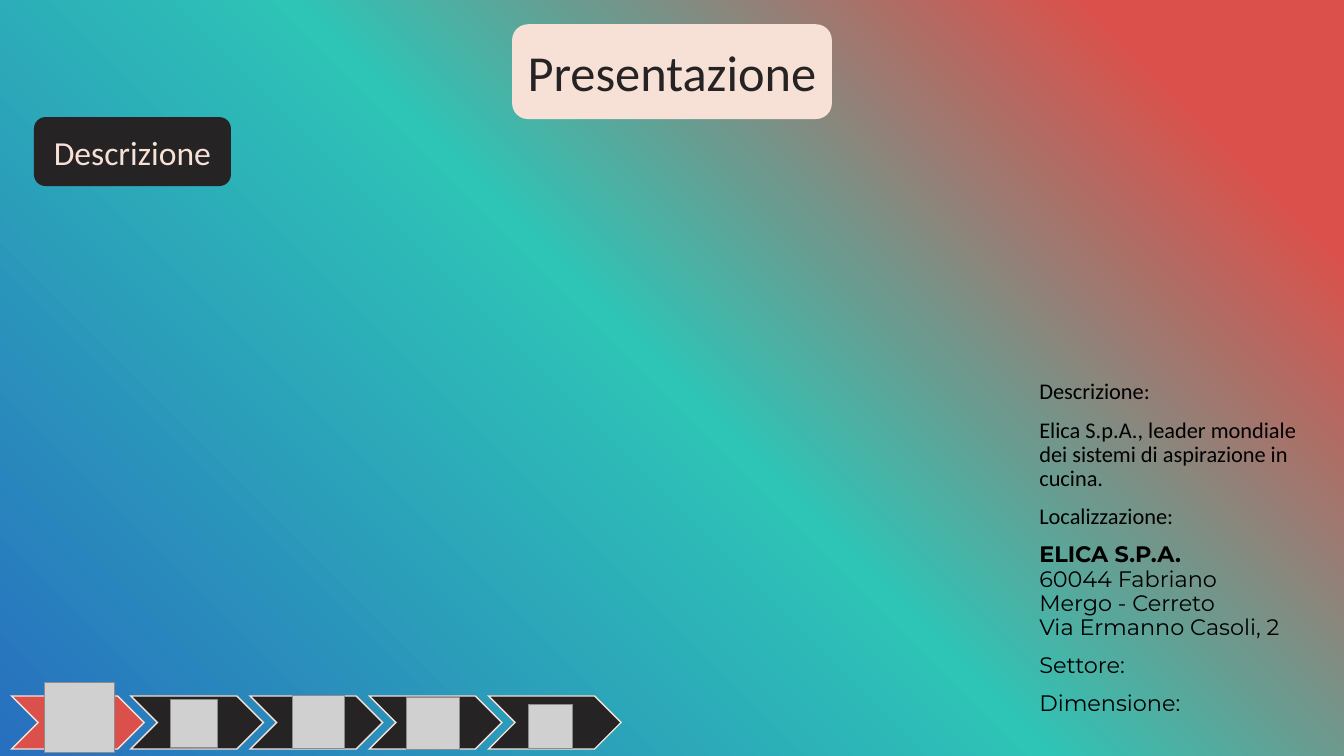
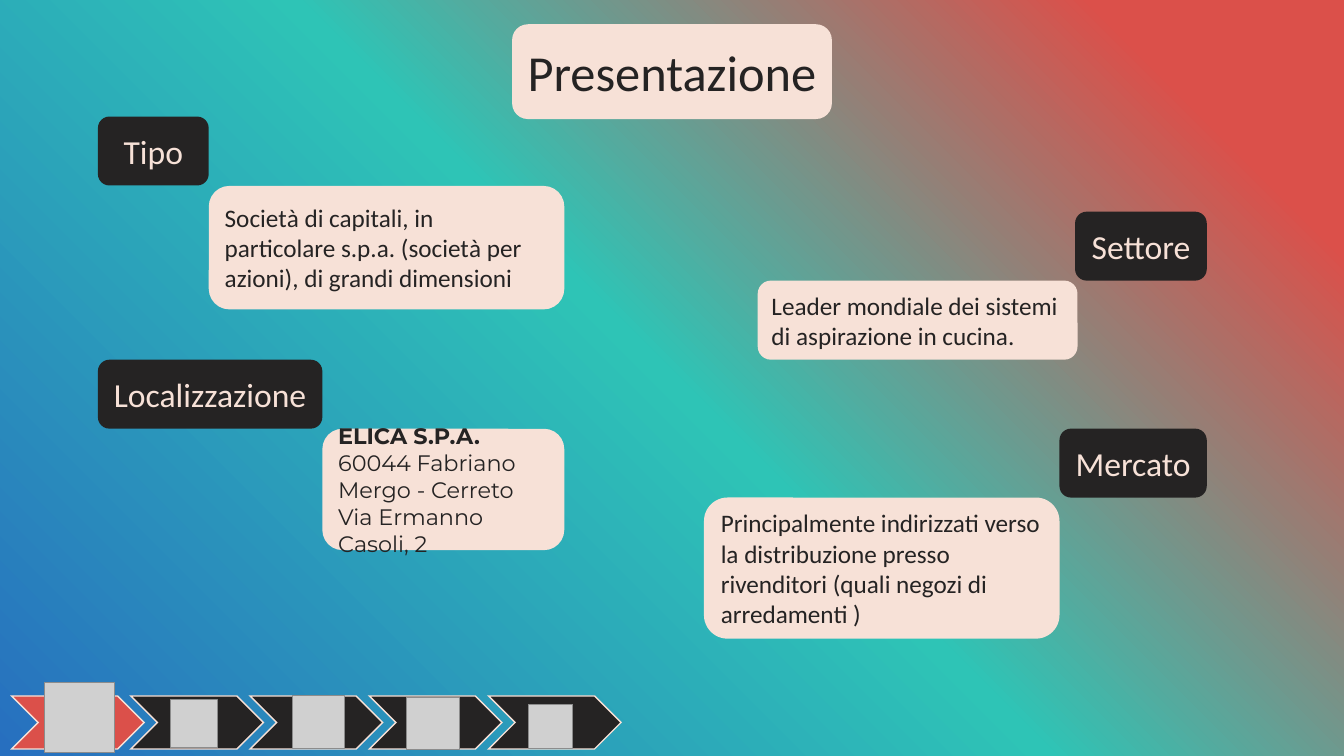
Before and after one commit to OMGitsDrake/PWEOA23-IDueMoschettieri, a slide deck: slide 4 of I Due Moschettieri.pptx. Drawn at 1344x756 pixels with LibreOffice and Linux fonts; fonts in the diff are those of the drawing; grey boxes stand for pictures. Boxes give left, top, right and bottom in pixels: in the first picture for what was removed or moved away, otherwise in the second. Text is boxed around its words. In the diff, an @@ line names an element or a change of style, - is before the commit and + after.

```diff
--- a/I Due Moschettieri.pptx
+++ b/I Due Moschettieri.pptx
@@ rounded rectangle "Tipo": place and size @@
-rounded rectangle "Tipo" at (34, 117, 231, 186)
+rounded rectangle "Tipo" at (98, 117, 209, 186)
@@ text in rounded rectangle at (124, 141, 183, 170): text changed @@
-Descrizione
+Tipo
@@ rounded rectangle added at (209, 186, 565, 309), fill #F7E1D7, 18 pt, text #252323 @@
+Società di capitali, in particolare s.p.a. (società per azioni), di grandi dimensioni
@@ rounded rectangle added at (1076, 212, 1208, 280), fill #252323, 24 pt, text #F7E1D7 @@
+Settore
@@ rounded rectangle added at (758, 280, 1078, 359), fill #F7E1D7, 18 pt, text #252323 @@
+Leader mondiale dei sistemi di aspirazione in cucina.
@@ rounded rectangle added at (98, 360, 323, 429), fill #252323, 24 pt, text #F7E1D7 @@
+Localizzazione
@@ text removed at (1039, 383, 1296, 711) @@
-Descrizione:
-Elica S.p.A., leader mondiale dei sistemi di aspirazione in cucina.
-Localizzazione:
-ELICA S.P.A.
-60044 Fabriano
-Mergo - Cerreto
-Via Ermanno Casoli, 2
-Settore:
-Dimensione:
@@ rounded rectangle added at (323, 429, 565, 549), fill #F7E1D7, 16 pt, text #252323 @@
+ELICA S.P.A.
+60044 Fabriano
+Mergo - Cerreto
+Via Ermanno Casoli, 2
@@ rounded rectangle added at (1060, 429, 1207, 497), fill #252323, 24 pt, text #F7E1D7 @@
+Mercato
@@ rounded rectangle added at (704, 498, 1060, 639), fill #F7E1D7, 18 pt, text #252323 @@
+Principalmente indirizzati verso la distribuzione presso rivenditori (quali negozi di arredamenti )
```
Also in this commit, not shown: 1 other slide changed.
